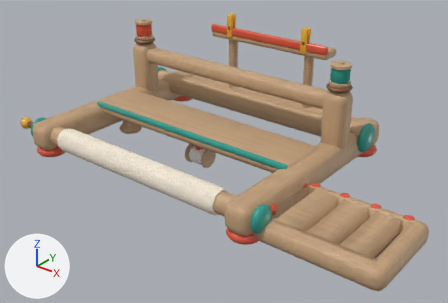
The glTF model public/models/loom.glb, before and after one commit.
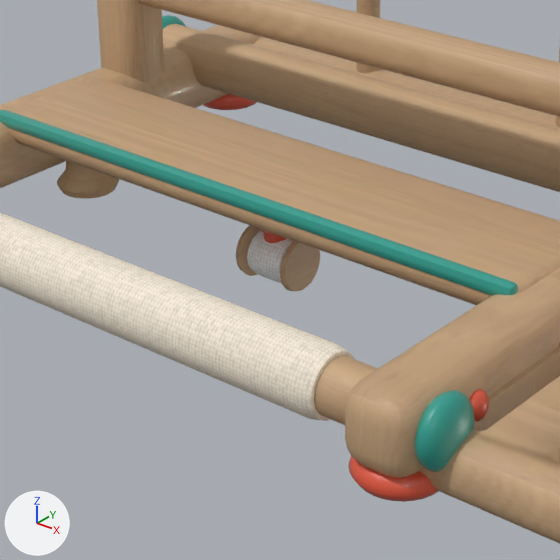
Old and new are each drawn whole from a 50 mm camera at (0.372, -0.426, 0.277) aimed at (0.037, -0.008, 0.018) and again close up on the part from 22% to 68% of the width and 20% to 88% of the height. Every picture has the same lights, and +X, +Y and +Z are marked at lower left. The older version's two pictures come first. Where no turn or scale is listed for an object, it has been applied to the vertices.

Objects in the first close-up: 'BackBeam', 'ClothWrap', 'EaselStretcher', 'FrontBeam', 'FrontBeamCapR', 'HeddleBar', 'LeverBlock', 'PostL', 'RailL', 'RailR', 'ShelfLip', 'ShelfTop' and 10 more.
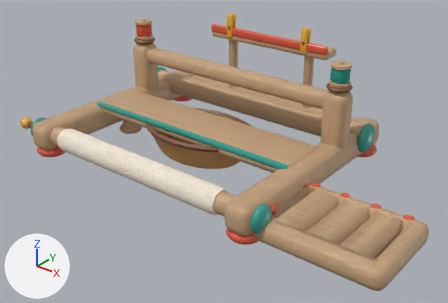
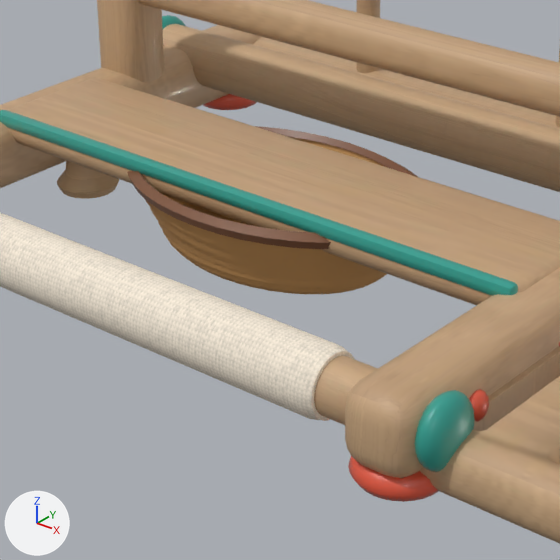
Boxes (x1, y1, x2, y2) around the edits, measured in the close-ups (560 x 560 px):
'BasketBowl', added (orange): after (146, 136, 388, 294)
'BasketRim', added: after (127, 126, 418, 249)
'Spool', unchanged, covered by the edit: before (236, 225, 320, 291)
'Wound', unchanged, covered by the edit: before (247, 231, 293, 283)

What changed in the scene script:
```text
Add mat_wicker:
    mat_wicker = principled_material('Wicker')
    mat_wicker.base_color = (0.584, 0.305, 0.102)  # orange #c9965a
    mat_wicker.roughness = 0.85
    mat_wicker.coat_weight = 0.05
Add me_basketrim:
    me_basketrim.from_pydata(...)  # 200 vertices, 320 faces; spans x -0.0631..0.0631, y -0.0435..0.0435, z 0.0275..0.0325
    me_basketrim.materials.append(mat_walnut)  # brown #7a4e32
Add me_basketbowl:
    me_basketbowl.from_pydata(...)  # 562 vertices, 1120 faces; spans x -0.0606..0.0606, y -0.0418..0.0418, z 0.002..0.031
    me_basketbowl.materials.append(mat_wicker)  # orange #c9965a
Add ob_basketrim:
    ob_basketrim = bpy.data.objects.new('BasketRim', me_basketrim)
    ob_basketrim.location = (0.0, 0.0, 0.0)
Add ob_basketbowl:
    ob_basketbowl = bpy.data.objects.new('BasketBowl', me_basketbowl)
    ob_basketbowl.location = (0.0, 0.0, 0.0)
```
